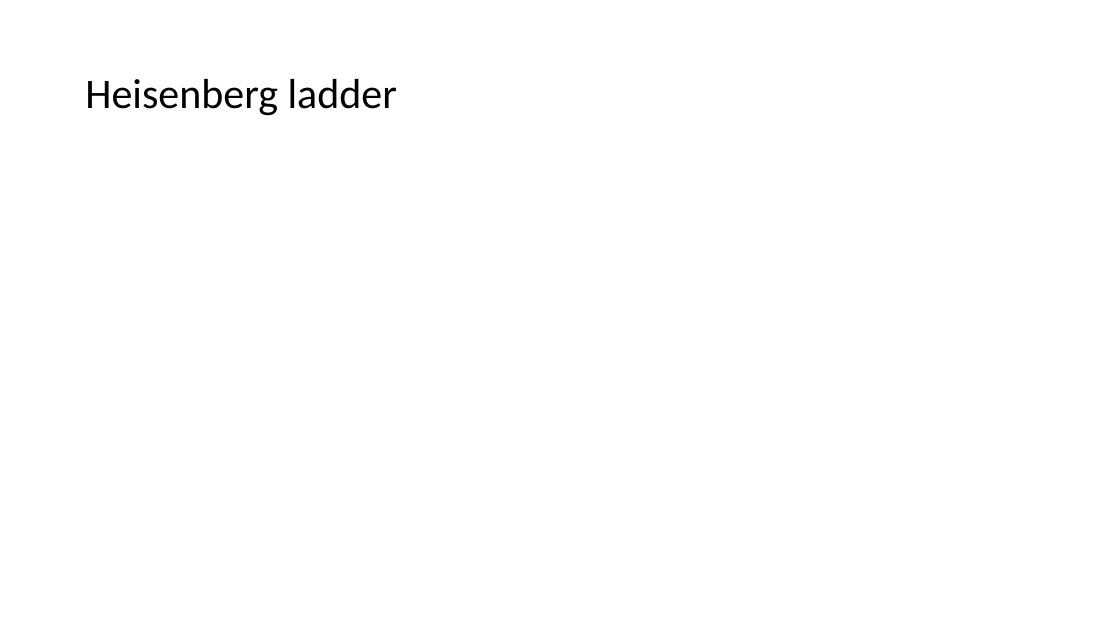
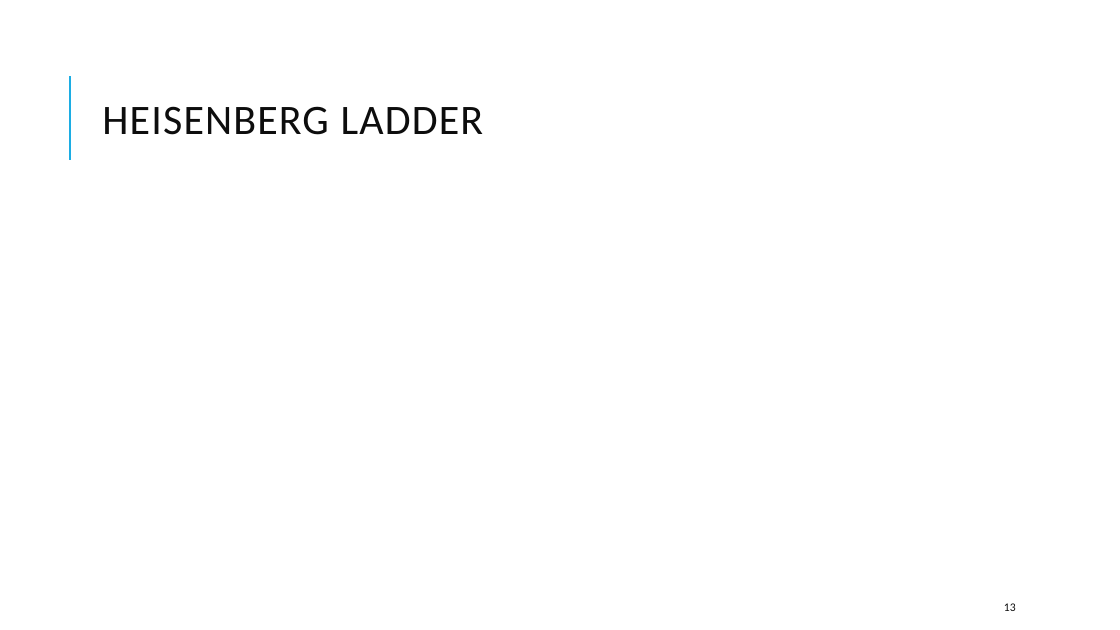
Before and after one commit to kwang0/KPZ-Project, a slide deck: slide 13 of EPiQS Presentation.pptx. Drawn at 1120x630 pixels with LibreOffice and Linux fonts; fonts in the diff are those of the drawing; grey boxes stand for pictures. Boxes give left, top, right and bottom in pixels: in the first picture for what was removed or moved away, otherwise in the second. Text is boxed around its words. In the diff, an @@ line names an element or a change of style, - is before the commit and + after.

```diff
--- a/EPiQS Presentation.pptx
+++ b/EPiQS Presentation.pptx
@@ line added from (70, 160) to (70, 76), #1CADE4 1.5 pt @@
@@ title at <box>102,106,484,135</box>: text changed; text colour #000000 to #0D0D0D @@
-Heisenberg ladder
+HEISENBERG LADDER
@@ page number added at <box>1004,603,1016,611</box>, 10 pt, text #0D0D0D @@
+13
```
Also in this commit, not shown: 18 other slides changed, 3 slides added, 1 slide removed, 12 other files.
